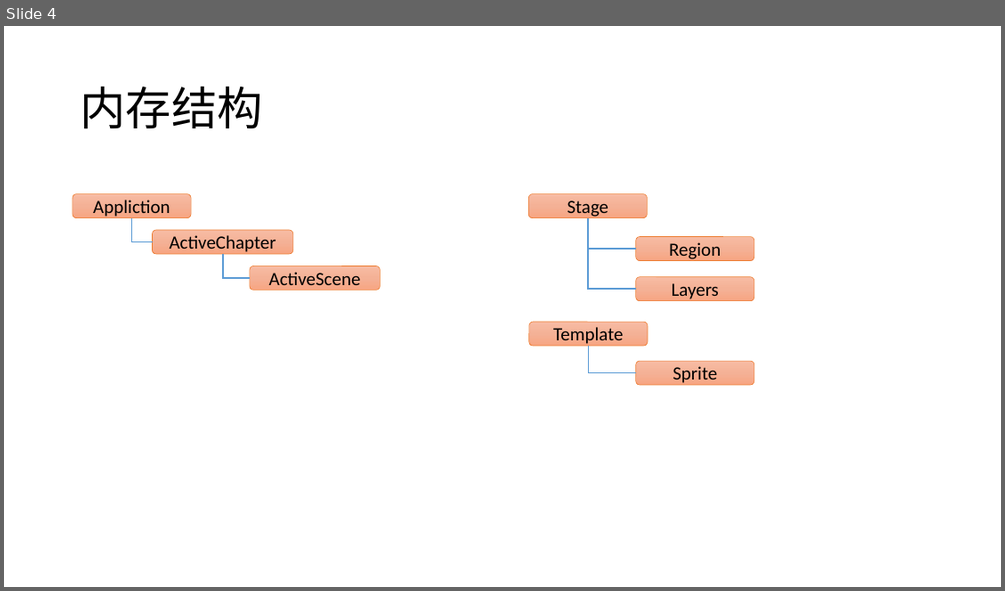
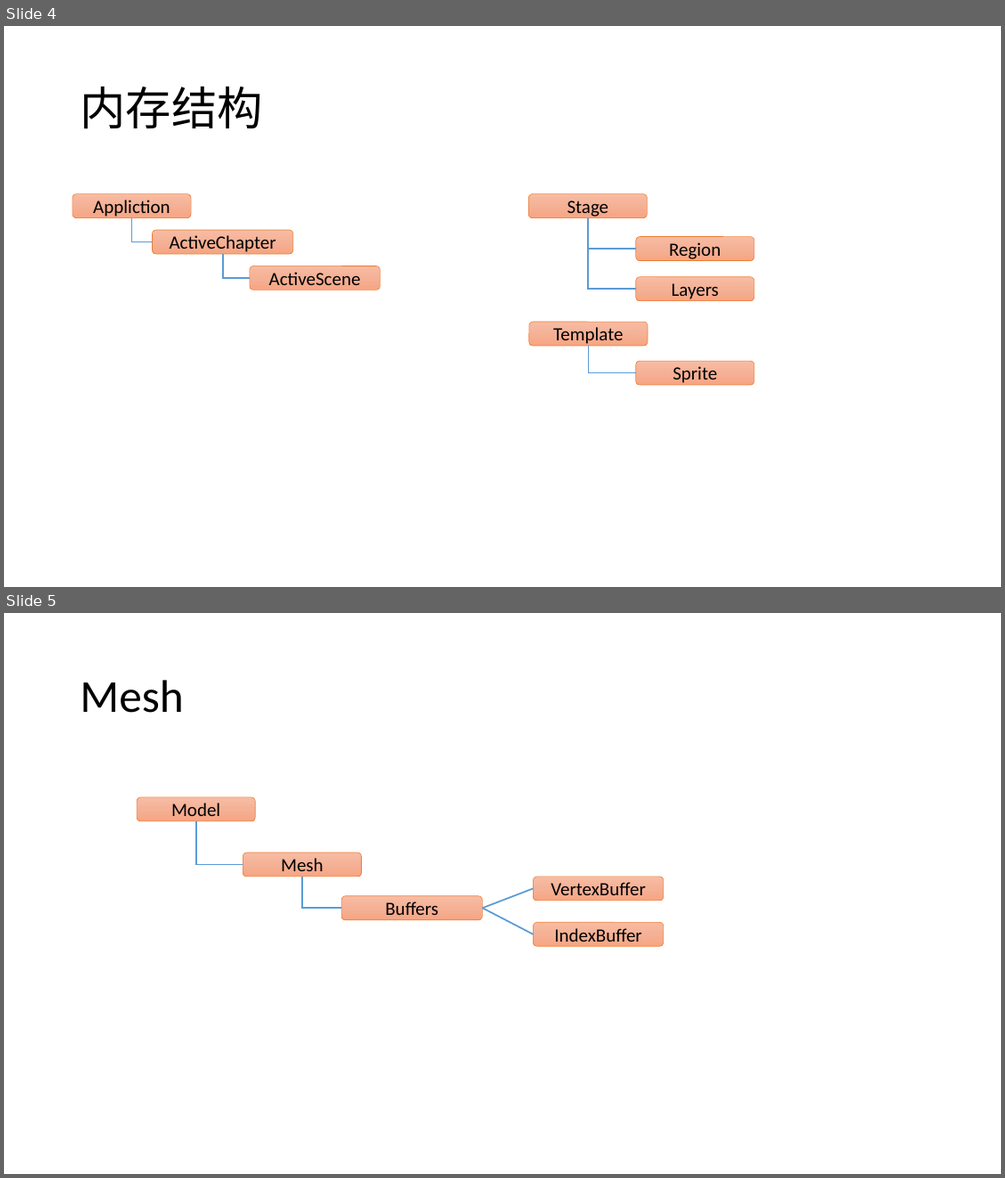
Before and after one commit to favedit/MoScript, a slide deck: document/Struct.pptx. Shown one above the other, each under a label of ours: slide 4 before the commit, slides 4 and 5 after it. The pictures are 1005x591 and 1005x1178 pixels, drawn with LibreOffice and Linux fonts; fonts in the diff are those of the drawing. Boxes give left, top, right and bottom in pixels: in the first picture for what was removed or moved away, otherwise in the second. Text is boxed around its words. In the diff, an @@ line names an element or a change of style, - is before the commit and + after.

```diff
--- a/document/Struct.pptx
+++ b/document/Struct.pptx
@@ slide 5 added at bbox=[4, 613, 1001, 1174], background #FFFFFF @@
@@ title added at bbox=[80, 680, 183, 713], 44 pt, text #000000 @@
+Mesh
@@ rounded rectangle added at bbox=[138, 797, 255, 821], fill gradient #F7BDA5 to #F5B196 to #F8A582, outline #ED7D31 0.5 pt, 18 pt, text #000000 @@
+Model
@@ elbow line added from (196, 821) to (243, 864), #5B9BD5 1.5 pt @@
@@ rounded rectangle added at bbox=[243, 852, 362, 876], fill gradient #F7BDA5 to #F5B196 to #F8A582, outline #ED7D31 0.5 pt, 18 pt, text #000000 @@
+Mesh
@@ elbow line added from (302, 876) to (341, 908), #5B9BD5 1.5 pt @@
@@ rounded rectangle added at bbox=[534, 876, 663, 900], fill gradient #F7BDA5 to #F5B196 to #F8A582, outline #ED7D31 0.5 pt, 18 pt, text #000000 @@
+VertexBuffer
@@ rounded rectangle added at bbox=[341, 896, 483, 919], fill gradient #F7BDA5 to #F5B196 to #F8A582, outline #ED7D31 0.5 pt, 18 pt, text #000000 @@
+Buffers
@@ line added from (483, 908) to (534, 888), #5B9BD5 1.5 pt @@
@@ line added from (483, 908) to (534, 934), #5B9BD5 1.5 pt @@
@@ rounded rectangle added at bbox=[534, 922, 663, 946], fill gradient #F7BDA5 to #F5B196 to #F8A582, outline #ED7D31 0.5 pt, 18 pt, text #000000 @@
+IndexBuffer
```
Also in this commit, not shown: 1 other file.
